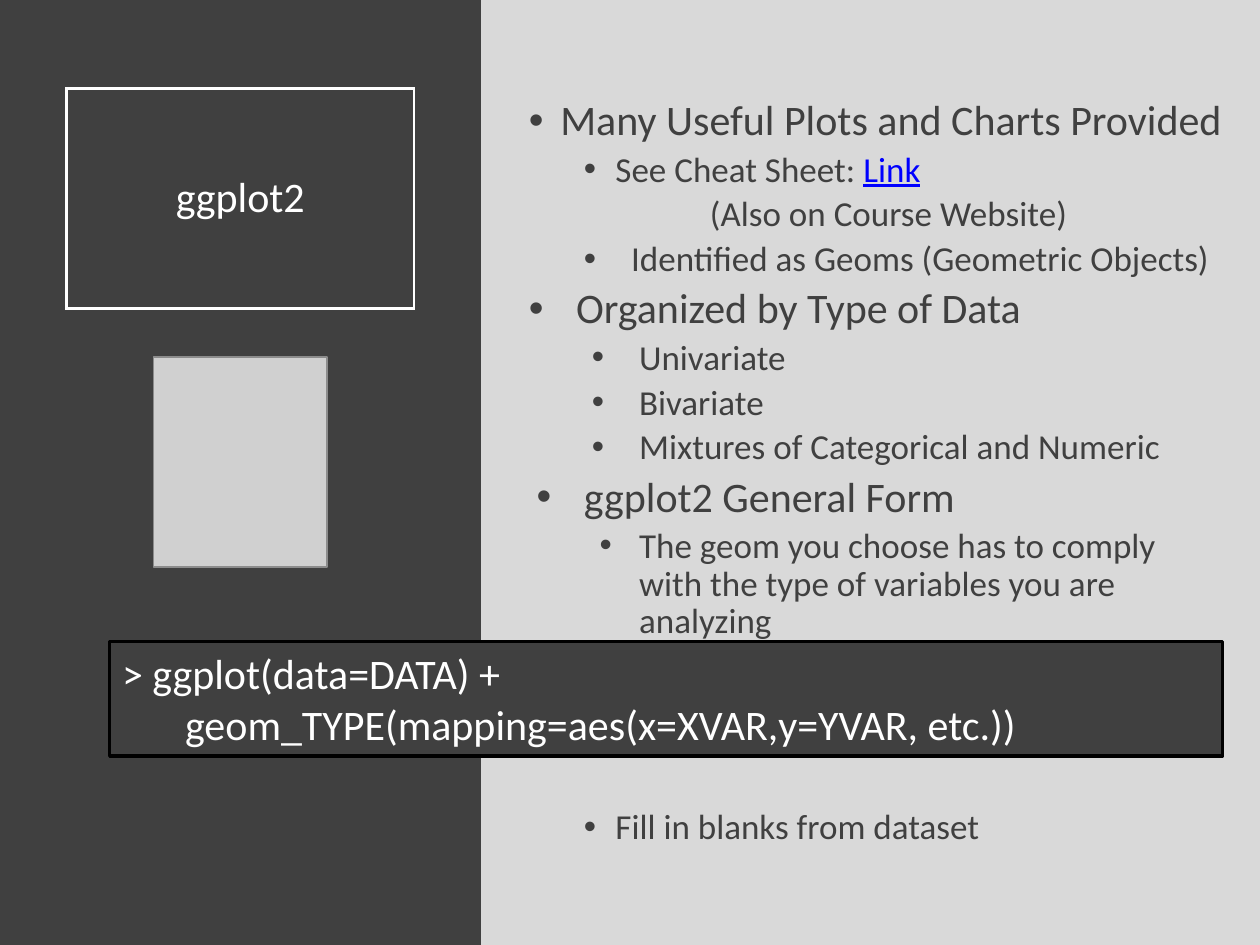
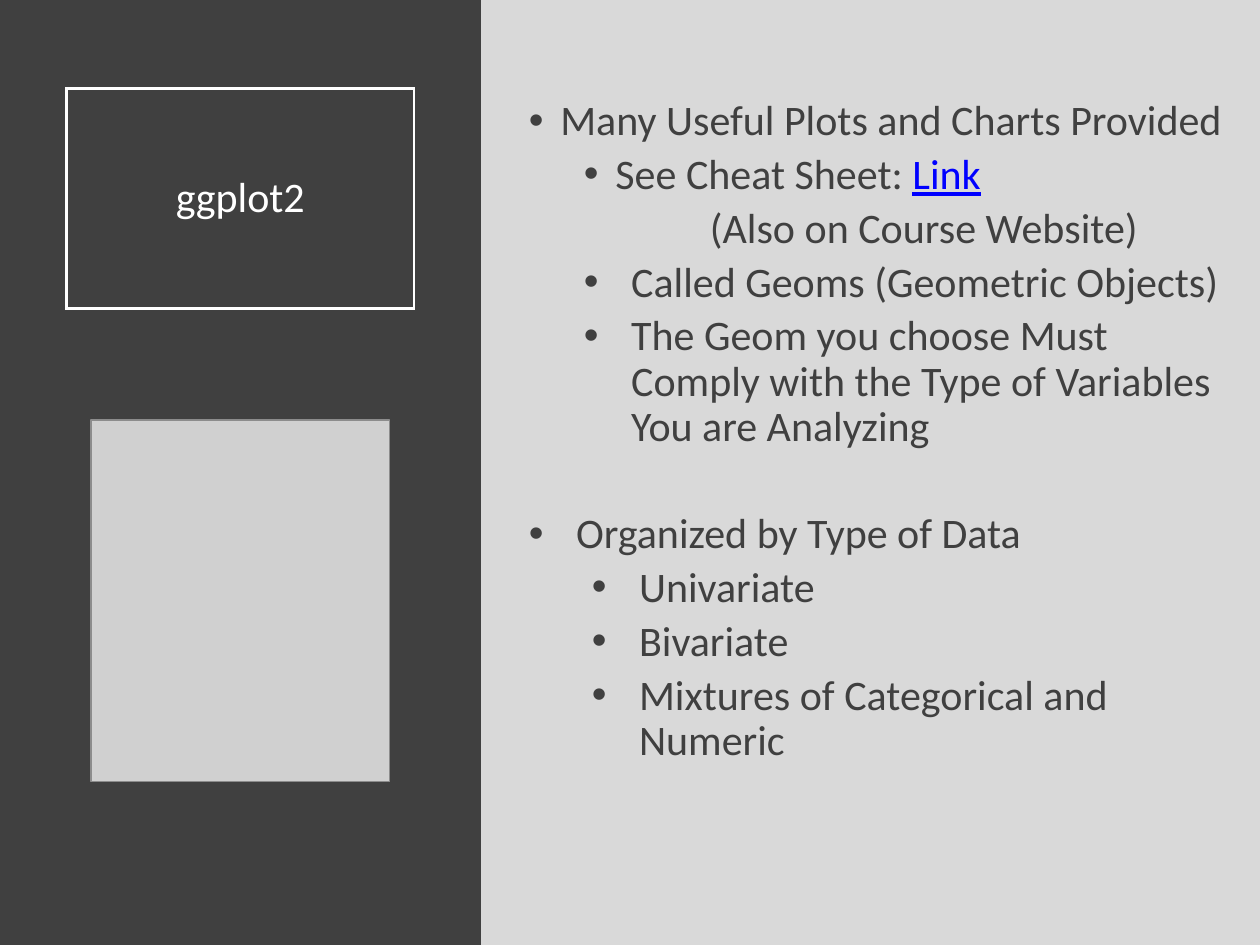
Before and after one commit to Yixf-Self/STOR320_WEBSITE, a slide deck: slide 6 of Lecture/Lecture 2/Lecture 2.pptx (slide 7 before the commit). Drawn at 1260x945 pixels with LibreOffice and Linux fonts; fonts in the diff are those of the drawing; grey boxes stand for pictures. Boxes give left, top, right and bottom in pixels: in the first picture for what was removed or moved away, otherwise in the second. Text is boxed around its words. In the diff, an @@ line names an element or a change of style, - is before the commit and + after.

```diff
--- a/Lecture/Lecture 2/Lecture 2.pptx
+++ b/Lecture/Lecture 2/Lecture 2.pptx
@@ text at (615,160,1138,756): size 20 to 24 pt in "See Cheat Sheet: Link", "(Also on Course Website)", "Univariate", "Bivariate" and 1 more places @@
@@ text at (631,266,1218,448): text changed; size 20 to 24 pt @@
-  • Identified as Geoms (Geometric Objects)
+  • Called Geoms (Geometric Objects)
+  • The Geom you choose Must Comply with the Type of Variables You are Analyzing
@@ picture: place and size @@
-picture at (154,357,328,567)
+picture at (91,420,389,781)
@@ text at (584,483,1155,839): paragraphs removed @@
-• ggplot2 General Form
-  • The geom you choose has to comply with the type of variables you are analyzing
-  • Fill in blanks from dataset
@@ rectangle removed at (110,641,1222,756) @@
-> ggplot(data=DATA) +
-  geom_TYPE(mapping=aes(x=XVAR,y=YVAR, etc.))
```
Also in this commit, not shown: 5 other slides changed, 1 slide added, 1 slide removed, 6 other files.
